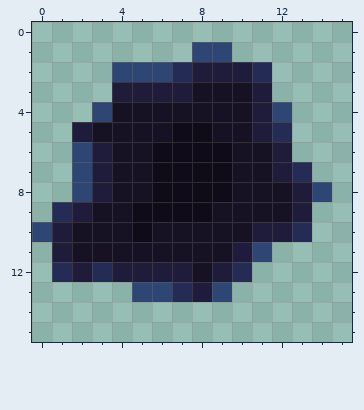
Two versions of one pixel-art sprite, raw/spritesheets/game/spawner floor 2.png. The first picture shows the starting point.
The file is 16x16 pixels.
And afterwards:
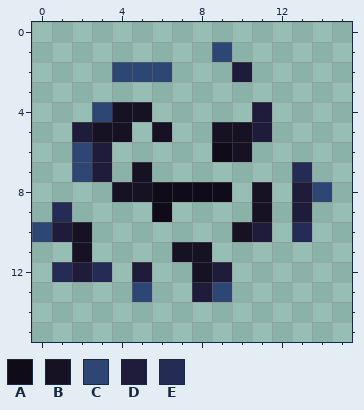
Palette (. is transparent): A #0f0b18  B #161123  C #2e4674  D #1f1b3a  E #242c55
Change:
y 1: x 8 C -> .
y 2: x 7..9 EDD -> ...; x 11 E -> .
y 3: x 4..11 DDDDBBBD -> ........
y 4: x 6..10 BBBBB -> .....; x 12 C -> .
y 5: x 5 B -> .; x 7..8 AA -> ..; x 12 E -> .
y 6: x 4..8 BBAAA -> .....; x 11..12 BD -> ..
y 7: x 4 B -> .; x 6..12 AAAABBD -> .......
y 8: x 2..3 CD -> ..; x 10 B -> .; x 12 B -> .
y 9: x 2..5 DBBA -> ....; x 7..10 AABB -> ....; x 12 B -> .
y 10: x 3..9 BBABBBB -> .......; x 12 D -> .
y 11: x 1 D -> .; x 3..6 BBBB -> ....; x 9..11 BDC -> ...
y 12: x 4 D -> .; x 6..7 DD -> ..; x 10 E -> .
y 13: x 6..7 CE -> ..
Pixel boxes of the changes (left, top, right, bottom) in both pictures:
erased: (52, 42, 292, 302)
